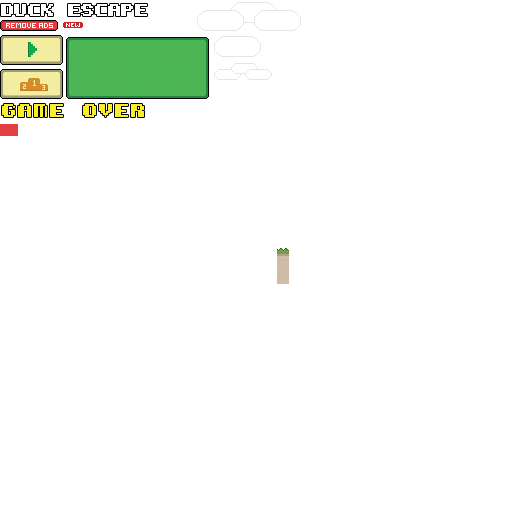
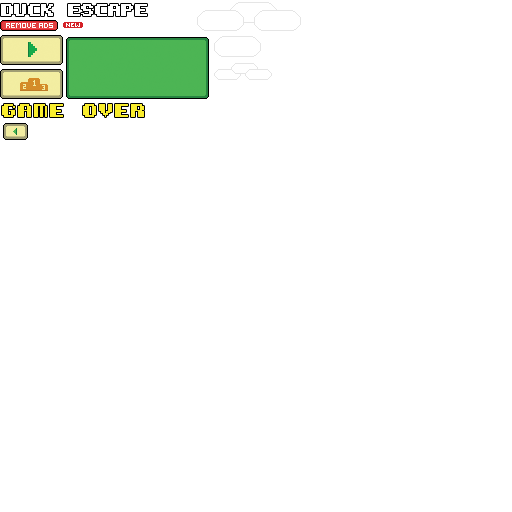
Layer changes from the first 512 × 512 image to the second:
removed layer "Relva" over [left=277, top=248, right=289, bottom=284]
added group "Voltar Atras" with 2 layers above "3 Nuvens" over [left=3, top=123, right=28, bottom=140]
added layer "SETA" in group "Voltar Atras" over [left=13, top=128, right=17, bottom=135]
added layer "VOLTAR ATRAS" in group "Voltar Atras" over [left=3, top=123, right=28, bottom=140]
removed layer "level up" over [left=23, top=124, right=28, bottom=136]
removed layer "back" over [left=0, top=124, right=18, bottom=136]
